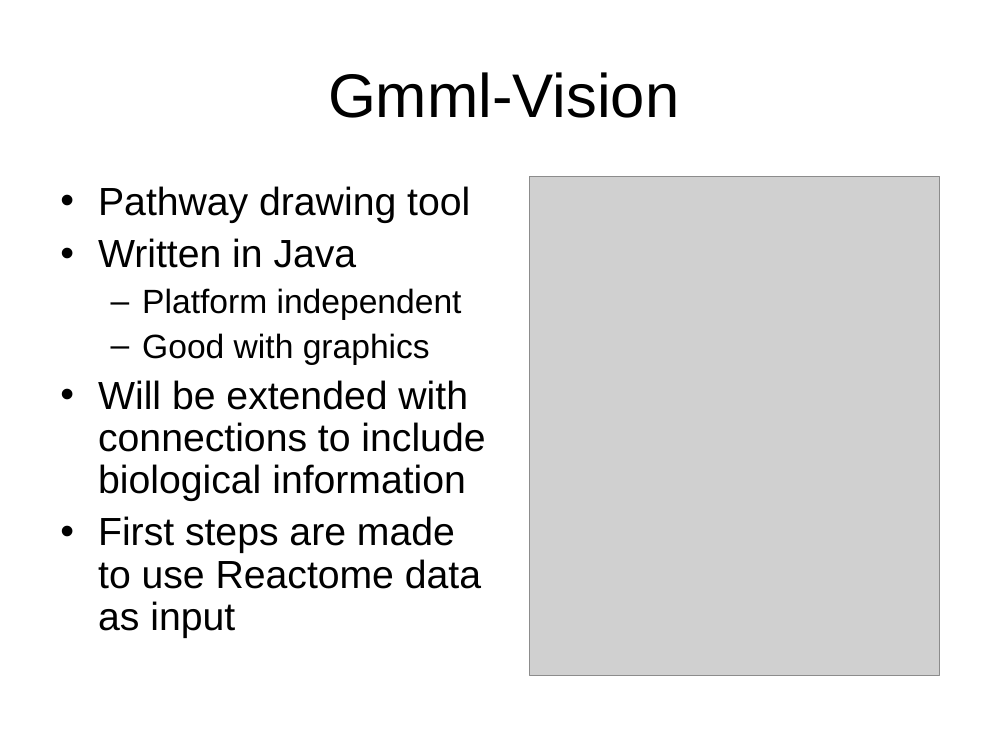
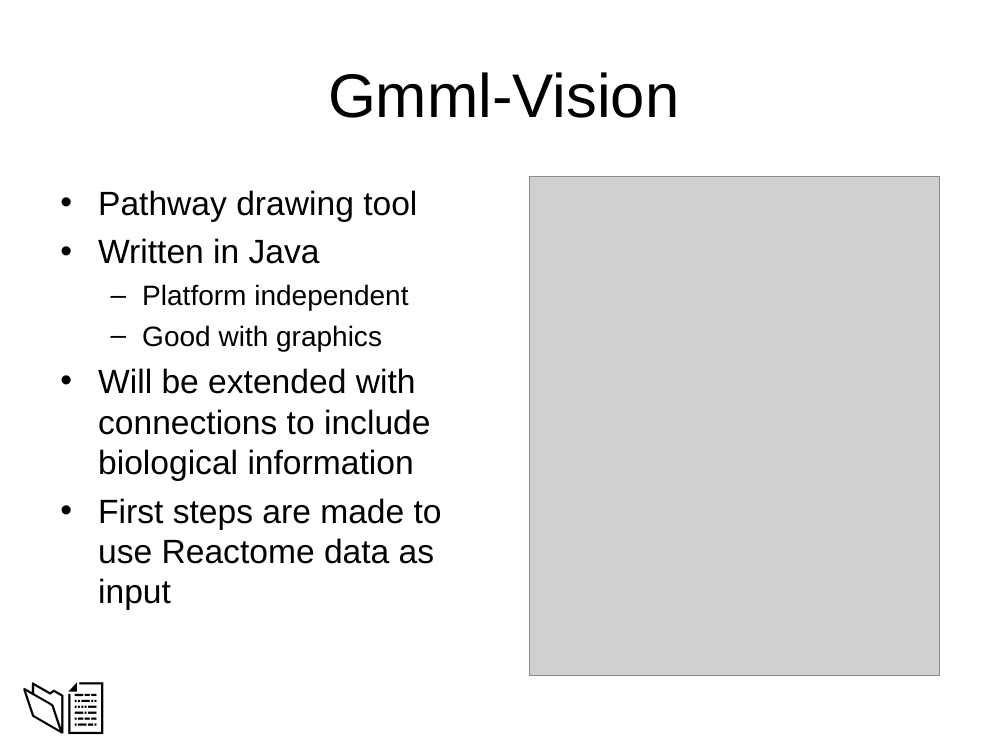
Before and after one commit to kozo2/pathvisio, a slide deck: slide 3 of Presentation/Gmml-Vision.ppt. Drawn at 1008x756 pixels with LibreOffice and Linux fonts; fonts in the diff are those of the drawing; grey boxes stand for pictures; background and template pictures are left out. Boxes give left, top, right and bottom in pixels: in the first picture for what was removed or moved away, otherwise in the second. Text is boxed around its words. In the diff, an @@ line names an element or a change of style, - is before the commit and + after.

```diff
--- a/Presentation/Gmml-Vision.ppt
+++ b/Presentation/Gmml-Vision.ppt
@@ text "Pathway drawing tool" at (x1=98, y1=190, x2=442, y2=610): size 28 to 24 pt in "Pathway drawing tool", "Written in Java", "Will be extended with connections to include ...", "First steps are made to use Reactome ..."; size 24 to 20 pt in "Platform independent", "Good with graphics"; line spacing 0.9 to 1; less space between paragraphs @@
@@ text added at (x1=12, y1=664, x2=338, y2=742), 40 pt, text #000000 @@
+📂📄
```
Also in this commit, not shown: 6 other slides changed.
